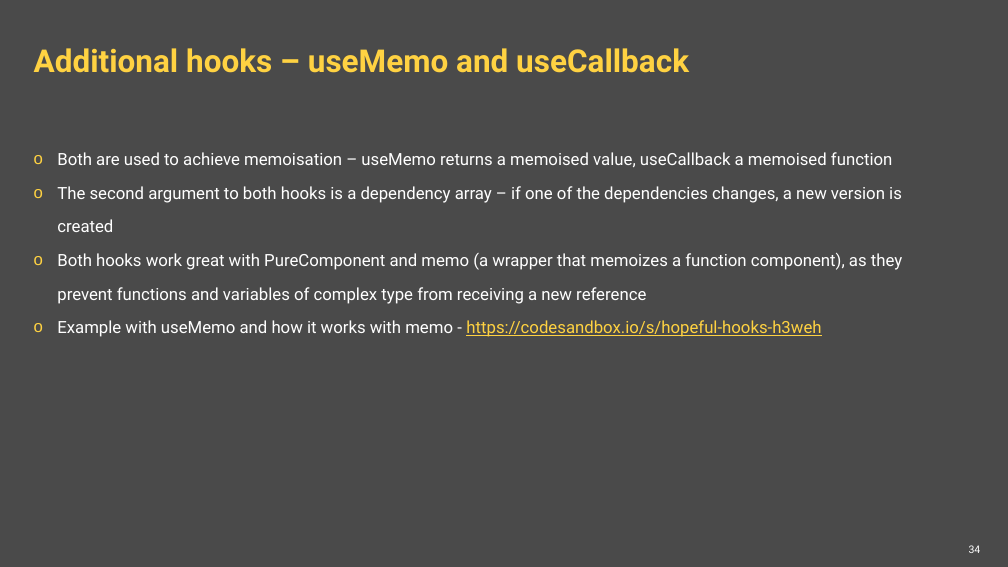
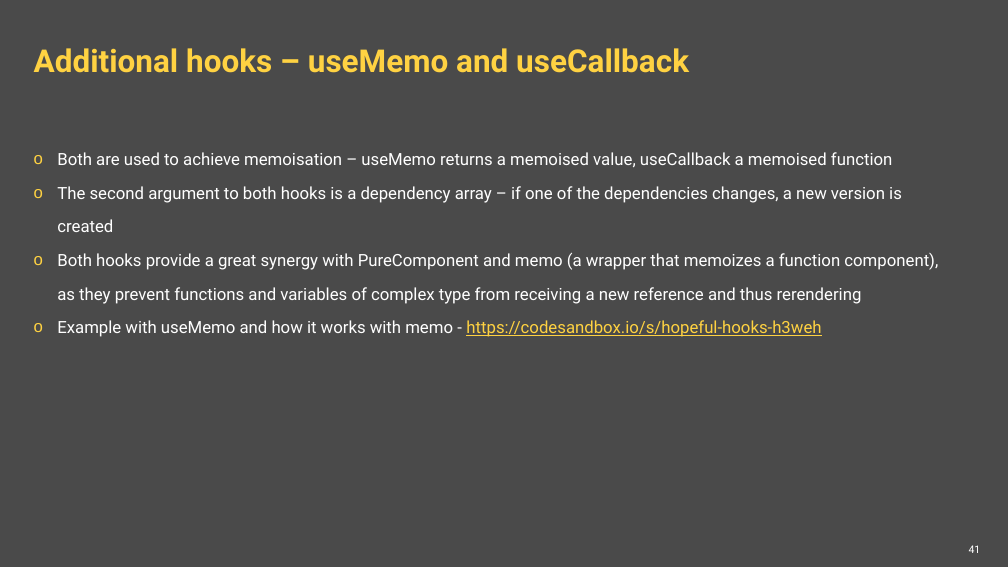
Before and after one commit to ppuzio/react-course-examples, a slide deck: slide 41 of React BEST course.pptx (slide 34 before the commit). Drawn at 1008x567 pixels with LibreOffice and Linux fonts; fonts in the diff are those of the drawing; background and template pictures are left out. Boxes give left, top, right and bottom in pixels: in the first picture for what was removed or moved away, otherwise in the second. Text is boxed around its words. In the diff, an @@ line names an element or a change of style, - is before the commit and + after.

```diff
--- a/React BEST course.pptx
+++ b/React BEST course.pptx
@@ text at <box>57,253,938,304</box>: text changed @@
-o Both hooks work great with PureComponent and memo (a wrapper that memoizes a function component), as they prevent functions and variables of complex type from receiving a new reference
+o Both hooks provide a great synergy with PureComponent and memo (a wrapper that memoizes a function component), as they prevent functions and variables of complex type from receiving a new reference and thus rerendering
@@ page number at <box>969,545,981,553</box>: text changed @@
-34
+41
```
Also in this commit, not shown: 7 other slides changed, 7 slides added, 4 other files.
